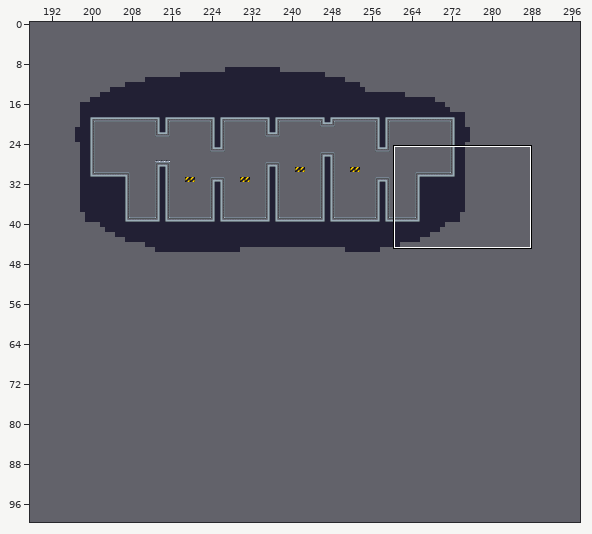
Two versions of a level (Tiled map, essaiTiled.tmx). The picture above shows the old version from afar; the outline marks the close-up.
Close-up. Earlier state:
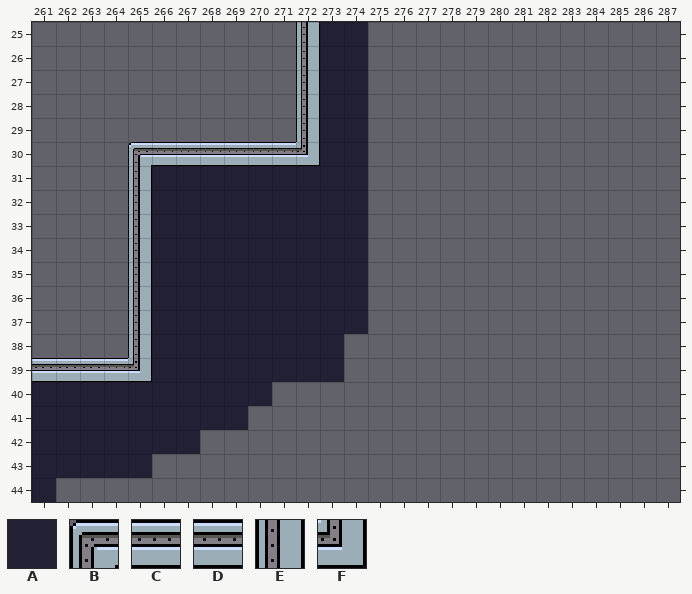
Cells are 16x16 px. Shown: x 261..287, y 25..44. The commit also changed other parts of the map, which this record leaves out. The old version is drawn lined up with the new one.
Key: from "tuileTest": A 46, B 201, C 202, D 202 flipped left-right, E 219, F 301.
_ is an empty cell.
Objects are placed by their top-left corner, in cells (3,4 is the top-left corner of cell 3,4); size is 1x1 cell unless given.
Layers that did not change in this view are not listed.
Layer "plateforme" before, first column x 261:
25 ___________EAA_____________
26 ___________EAA_____________
27 ___________EAA_____________
28 ___________EAA_____________
29 ___________EAA_____________
30 ____BDDDDDDFAA_____________
31 ____EAAAAAAAAA_____________
32 ____EAAAAAAAAA_____________
33 ____EAAAAAAAAA_____________
34 ____EAAAAAAAAA_____________
35 ____EAAAAAAAAA_____________
36 ____EAAAAAAAAA_____________
37 ____EAAAAAAAAA_____________
38 ____EAAAAAAAA______________
39 CCCDFAAAAAAAA______________
40 AAAAAAAAAA_________________
41 AAAAAAAAA__________________
42 AAAAAAA____________________
43 AAAAA______________________
44 A__________________________
The result:
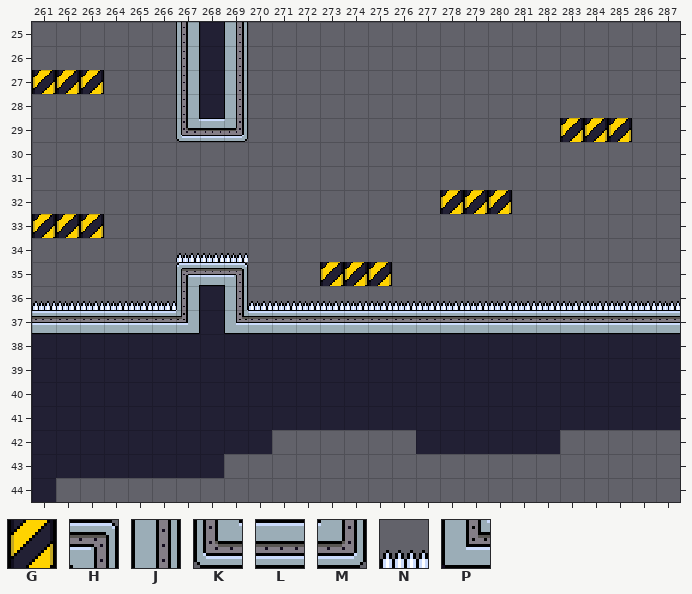
Further tiles: from "tuileTest": G 132, H 205, J 223, K 273, L 274, M 277, N 287, P 300.
Change:
Changed rows in their new state; . is an unchanged cell.
map size 300x100 -> 400x100 cells
Layer "plateforme":
first column x 261:
25 ......EAJ..___.............
26 ......EAJ..___.............
27 ......EAJ..___.............
28 ......EAJ..___.............
29 ......KLM..___.............
30 ....__________.............
31 ....__________.............
32 ....__________.............
33 ....__________.............
34 ....__________.............
35 ....__BDH_____.............
36 ....__E.J_____.............
37 CCCCCCF.PCCCCCCCCCCCCCCCCCC
38 AAAAA........AAAAAAAAAAAAAA
39 AAAAA........AAAAAAAAAAAAAA
40 ..........AAAAAAAAAAAAAAAAA
41 .........AAAAAAAAAAAAAAAAAA
42 .......AAA......AAAAAA.....
43 .....AAA...................
Layer "blocFragile #2":
added: G at 261,27
added: G at 262,27
added: G at 263,27
added: G at 283,29
added: G at 284,29
added: G at 285,29
added: G at 278,32
added: G at 279,32
added: G at 280,32
added: G at 261,33
added: G at 262,33
added: G at 263,33
added: G at 273,35
added: G at 274,35
added: G at 275,35
Layer "piqueLayer":
added: N at 267,34
added: N at 268,34
added: N at 269,34
added: N at 285,36
added: N at 284,36
added: N at 283,36
added: N at 281,36
added: N at 282,36
added: N at 280,36
added: N at 279,36
added: N at 278,36
added: N at 277,36
added: N at 276,36
added: N at 275,36
added: N at 274,36
added: N at 273,36
added: N at 270,36
added: N at 271,36
added: N at 272,36
added: N at 266,36
added: N at 265,36
added: N at 264,36
added: N at 263,36
added: N at 262,36
added: N at 261,36
added: N at 286,36
added: N at 287,36
Boxes around the changes in both close-ups, in picture pixels (x1, y1, x2, y2):
changed: (32, 22, 680, 478)
